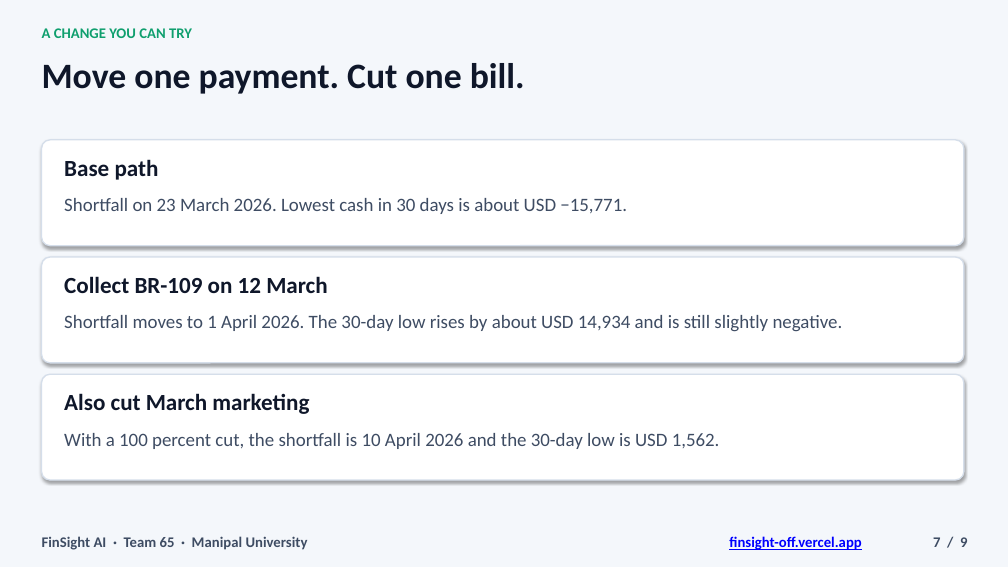
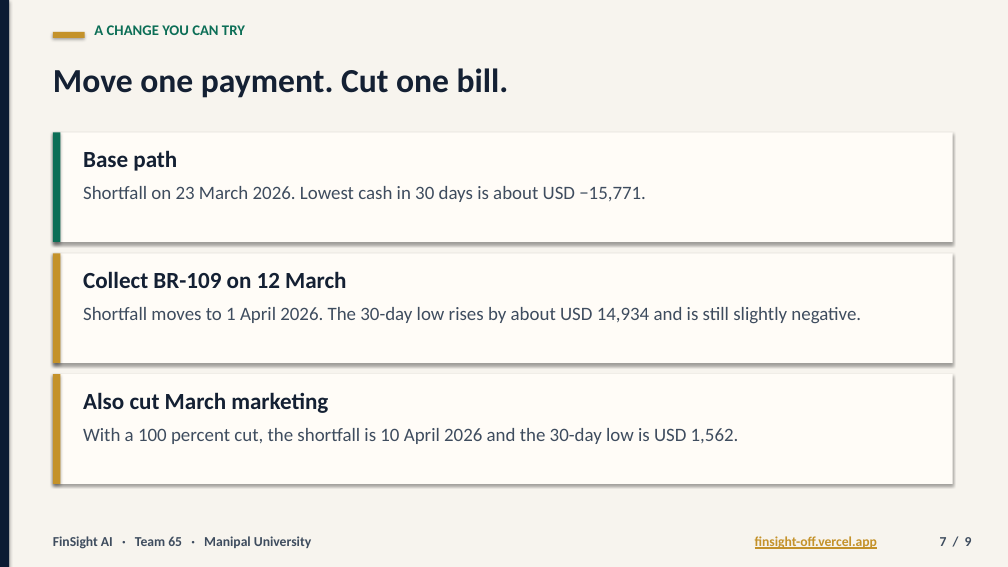
Before and after one commit to Nancy20052020/finsight_off, a slide deck: slide 7 of public/FinSight.pptx. Drawn at 1008x567 pixels with LibreOffice and Linux fonts; fonts in the diff are those of the drawing. Boxes give left, top, right and bottom in pixels: in the first picture for what was removed or moved away, otherwise in the second. Text is boxed around its words. In the diff, an @@ line names an element or a change of style, - is before the commit and + after.

Commit message:
Rebuild the pitch deck as a sharp nine-slide presentation.
Title and closing slides name Amisha Singh and Nancy Verma, Manipal University, Team 65. The middle slides follow the report: the problem, what FinSight does, and how the calendar forecast beats repeating last month. Slides are text only, so they stay sharp.

```diff
--- a/public/FinSight.pptx
+++ b/public/FinSight.pptx
@@ rectangle at bbox=[0, 0, 1008, 567]: fill #F4F7FB to #F7F4EE @@
@@ rectangle added at bbox=[0, 0, 9, 567], fill #0B1B33 @@
@@ text "A CHANGE YOU CAN TRY": place and size @@
-text "A CHANGE YOU CAN TRY" at bbox=[42, 28, 192, 38]
+text "A CHANGE YOU CAN TRY" at bbox=[94, 25, 245, 35]
@@ text "A CHANGE YOU CAN TRY" at bbox=[94, 25, 245, 35]: text colour #0F9F6E to #0C6E56 @@
@@ text "Move one payment. Cut one ...": place and size @@
-text "Move one payment. Cut one ..." at bbox=[42, 63, 525, 94]
+text "Move one payment. Cut one ..." at bbox=[53, 68, 509, 98]
@@ text "Move one payment. Cut one ..." at bbox=[53, 68, 509, 98]: size 34 to 32 pt, text colour #0F172A to #142033 @@
@@ rectangle added at bbox=[53, 32, 85, 38], fill #C4922A @@
@@ rounded rectangle removed at bbox=[42, 140, 964, 246] @@
@@ rectangle added at bbox=[53, 132, 953, 242], fill #FFFCF7 @@
@@ rectangle added at bbox=[53, 132, 60, 242], fill #0C6E56 @@
@@ text colour #0F172A to #142033 in 3 elements at bbox=[83, 392, 328, 413], bbox=[83, 271, 346, 288], bbox=[83, 150, 177, 171] @@
@@ text "Base path": place and size @@
-text "Base path" at bbox=[64, 159, 159, 180]
+text "Base path" at bbox=[83, 150, 177, 171]
@@ text colour #3E4C63 to #3E4C5E in 3 elements at bbox=[83, 428, 739, 444], bbox=[83, 307, 861, 324], bbox=[83, 186, 646, 202] @@
@@ text "Shortfall on 23 March 2026. ...": place and size @@
-text "Shortfall on 23 March 2026. ..." at bbox=[64, 198, 627, 214]
+text "Shortfall on 23 March 2026. ..." at bbox=[83, 186, 646, 202]
@@ rounded rectangle removed at bbox=[42, 257, 964, 363] @@
@@ rectangle added at bbox=[53, 253, 953, 363], fill #FFFCF7 @@
@@ rectangle added at bbox=[53, 253, 60, 363], fill #C4922A @@
@@ text "Collect BR-109 on 12 March": place and size @@
-text "Collect BR-109 on 12 March" at bbox=[64, 276, 327, 293]
+text "Collect BR-109 on 12 March" at bbox=[83, 271, 346, 288]
@@ text "Shortfall moves to 1 April ...": place and size @@
-text "Shortfall moves to 1 April ..." at bbox=[64, 315, 843, 332]
+text "Shortfall moves to 1 April ..." at bbox=[83, 307, 861, 324]
@@ rounded rectangle removed at bbox=[42, 374, 964, 480] @@
@@ rectangle added at bbox=[53, 374, 953, 484], fill #FFFCF7 @@
@@ rectangle added at bbox=[53, 374, 60, 484], fill #C4922A @@
@@ text "Also cut March marketing": place and size @@
-text "Also cut March marketing" at bbox=[64, 393, 309, 414]
+text "Also cut March marketing" at bbox=[83, 392, 328, 413]
@@ text "With a 100 percent cut, ...": place and size @@
-text "With a 100 percent cut, ..." at bbox=[64, 433, 720, 449]
+text "With a 100 percent cut, ..." at bbox=[83, 428, 739, 444]
@@ text "FinSight AI · Team 65 ...": place and size @@
-text "FinSight AI · Team 65 ..." at bbox=[42, 536, 308, 550]
+text "FinSight AI · Team 65 ..." at bbox=[53, 536, 311, 549]
@@ text "FinSight AI · Team 65 ..." at bbox=[53, 536, 311, 549]: size 14 to 13 pt, text colour #3E4C63 to #3E4C5E @@
@@ text "finsight-off.vercel.app": place and size @@
-text "finsight-off.vercel.app" at bbox=[729, 536, 861, 550]
+text "finsight-off.vercel.app" at bbox=[755, 536, 877, 549]
@@ text "finsight-off.vercel.app" at bbox=[755, 536, 877, 549]: size 14 to 13 pt, text colour #0000FF to #C4922A @@
@@ text "7 / 9" at bbox=[940, 537, 972, 546]: size 14 to 13 pt, text colour #3E4C63 to #3E4C5E @@
```
Also in this commit, not shown: 8 other slides changed, 1 other file.
